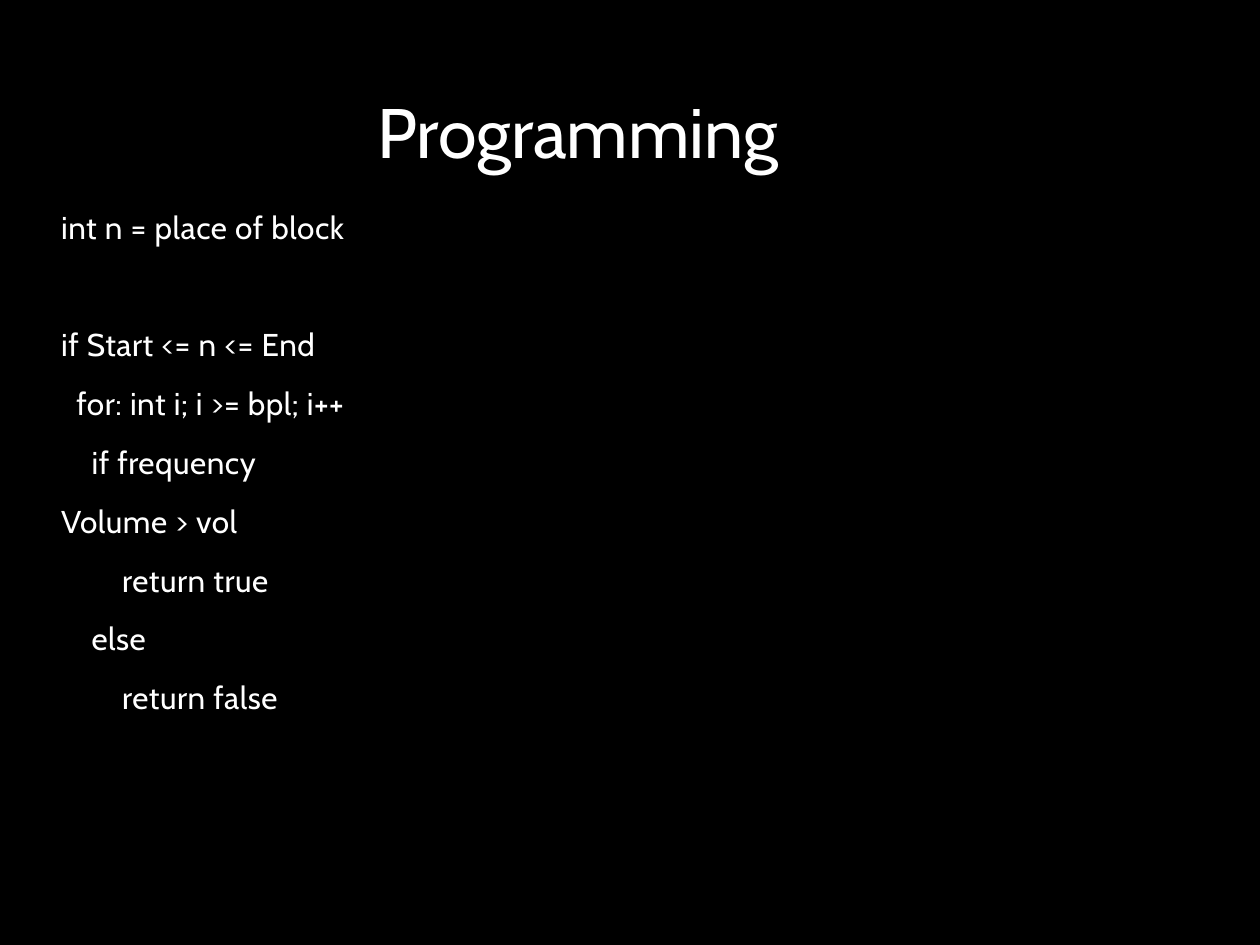
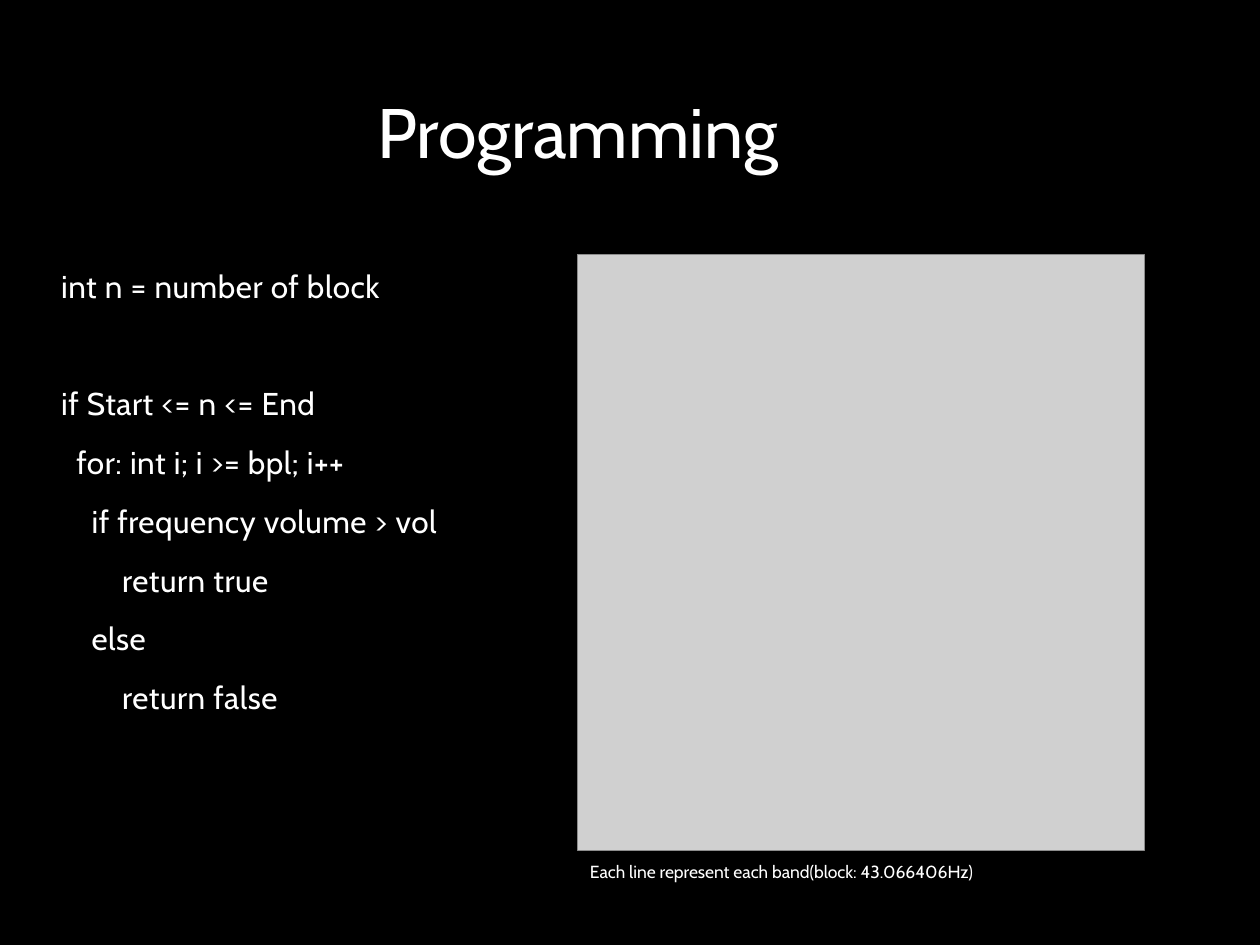
Before and after one commit to jjliang/5x5x5LEDCubeArduino, a slide deck: slide 18 of 5x5x5 LED Cube.pptx (slide 16 before the commit). Drawn at 1260x945 pixels with LibreOffice and Linux fonts; fonts in the diff are those of the drawing; grey boxes stand for pictures; background and template pictures are left out. Boxes give left, top, right and bottom in pixels: in the first picture for what was removed or moved away, otherwise in the second. Text is boxed around its words. In the diff, an @@ line names an element or a change of style, - is before the commit and + after.

Commit message:
Updated Power Point
Add one slide (Variables for FFT)
Edit some of the slides.
Add pictures

```diff
--- a/5x5x5 LED Cube.pptx
+++ b/5x5x5 LED Cube.pptx
@@ picture added at box(577, 255, 1144, 850) @@
@@ text at box(61, 274, 380, 299): text changed @@
-int n = place of block
+int n = number of block
@@ text at box(92, 509, 437, 540): text changed @@
-if frequency
-Volume > vol
+if frequency volume > vol
@@ text added at box(590, 865, 973, 882), 10 pt, text #FFFFFF @@
+Each line represent each band(block: 43.066406Hz)
```
Also in this commit, not shown: 4 other slides changed, 2 slides added.
